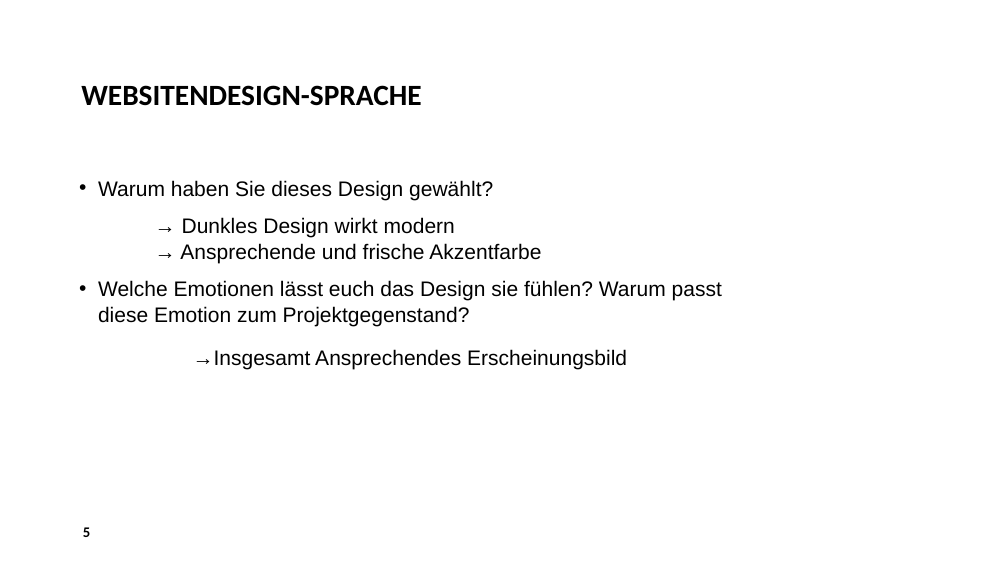
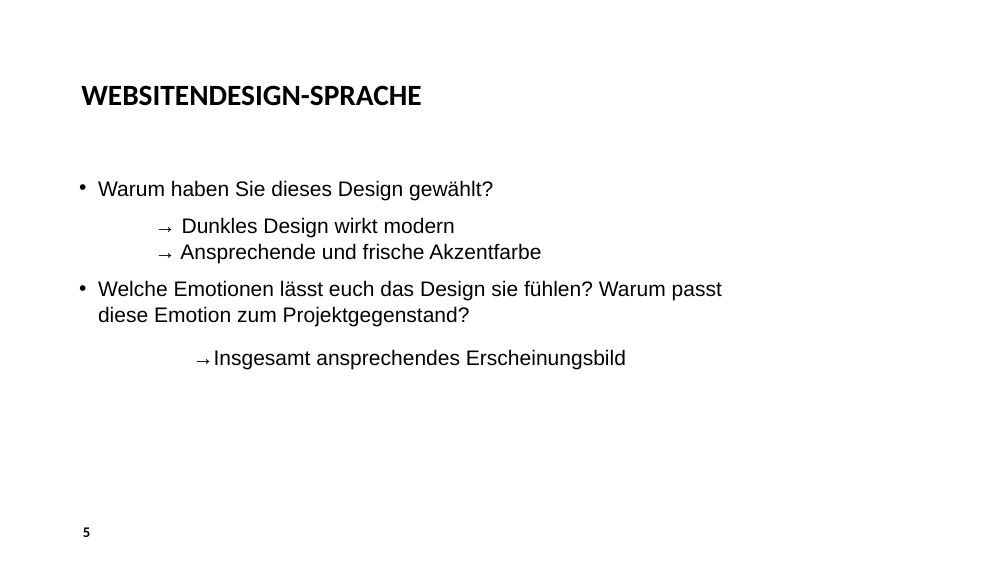
Before and after one commit to patricjenni/kochrezepte, a slide deck: slide 5 of docs/Präsentation_Kochrezepte.pptx. Drawn at 1008x567 pixels with LibreOffice and Linux fonts; fonts in the diff are those of the drawing; background and template pictures are left out. Boxes give left, top, right and bottom in pixels: in the first picture for what was removed or moved away, otherwise in the second. Text is boxed around its words. In the diff, an @@ line names an element or a change of style, - is before the commit and + after.

```diff
--- a/docs/Präsentation_Kochrezepte.pptx
+++ b/docs/Präsentation_Kochrezepte.pptx
@@ text at [193,349,626,369]: text changed @@
-→Insgesamt Ansprechendes Erscheinungsbild
+→Insgesamt ansprechendes Erscheinungsbild
```
Also in this commit, not shown: 1 slide added, 1 slide removed.
